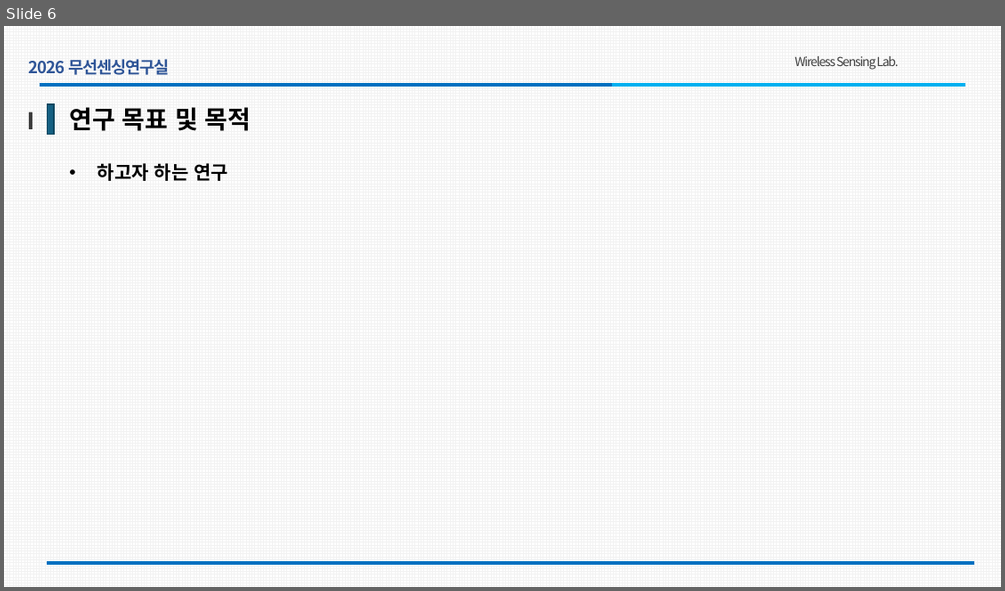
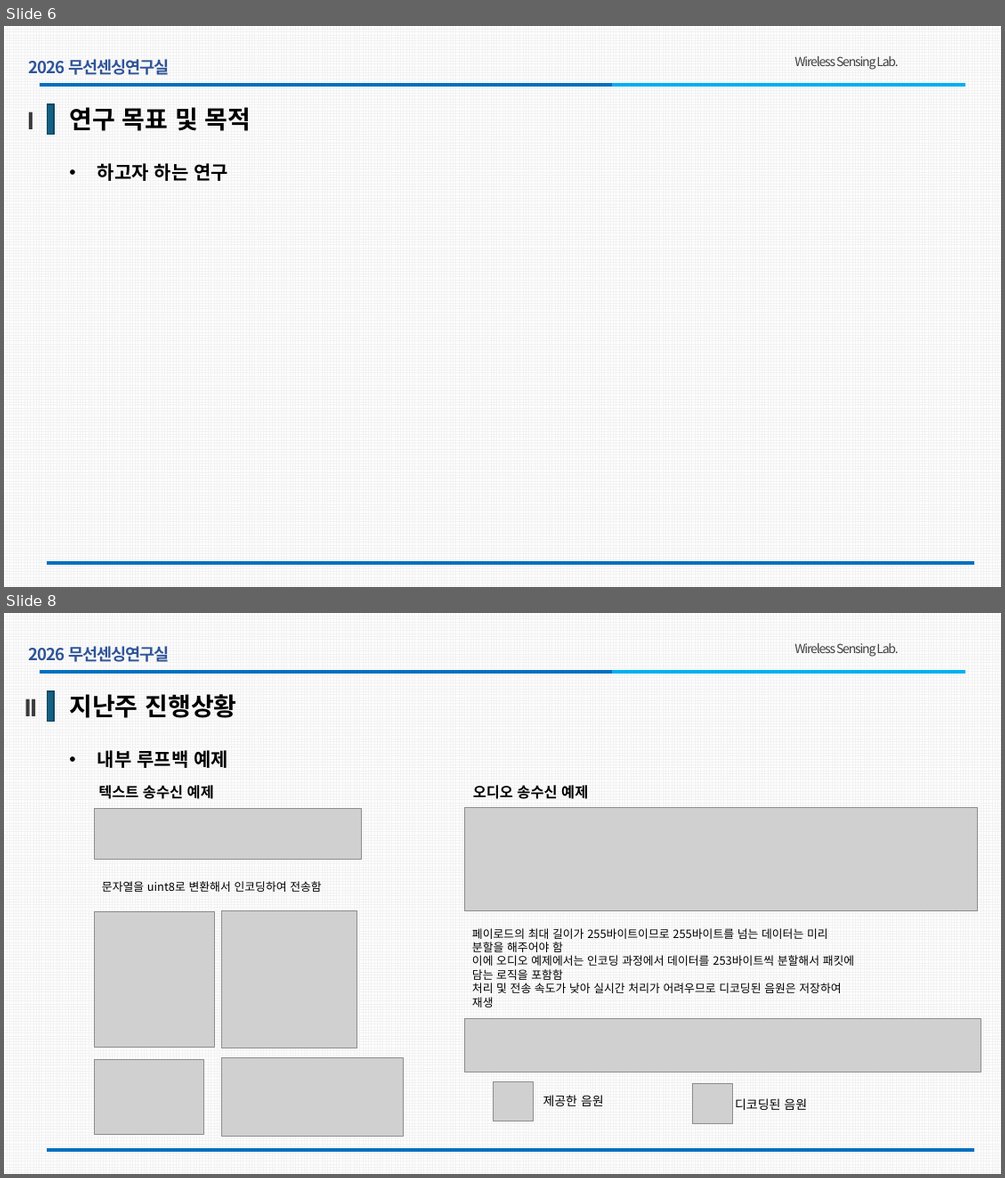
Before and after one commit to hajung0617/LoRaPHY, a slide deck: PPT/261102_v0.1.pptx. Shown one above the other, each under a label of ours: slide 6 before the commit, slides 6 and 8 after it; the slides between them are not shown. The pictures are 1005x591 and 1005x1178 pixels, drawn with LibreOffice and Linux fonts; fonts in the diff are those of the drawing; grey boxes stand for pictures; background and template pictures are left out. Boxes give left, top, right and bottom in pixels: in the first picture for what was removed or moved away, otherwise in the second. Text is boxed around its words. In the diff, an @@ line names an element or a change of style, - is before the commit and + after.

```diff
--- a/PPT/261102_v0.1.pptx
+++ b/PPT/261102_v0.1.pptx
@@ slide 8 added at bbox=[4, 613, 1001, 1174], background pattern #F2F2F2 on #FFFFFF; not listed: 5 template elements that a slide beside it also shows @@
@@ rectangle added at bbox=[47, 691, 53, 722], fill #156082, outline #104760 1 pt @@
@@ text added at bbox=[24, 699, 37, 716], 24 pt, text gradient #3A3A3A to #A2D8F0, bold @@
+II
@@ text added at bbox=[69, 694, 237, 718], 24 pt, text #000000, bold @@
+지난주 진행상황
@@ text added at bbox=[97, 750, 228, 768], 18 pt, text #000000, bold @@
+• 내부 루프백 예제
@@ text added at bbox=[98, 785, 214, 799], 14 pt, text #000000, bold @@
+  텍스트 송수신 예제
@@ text added at bbox=[473, 785, 588, 799], 14 pt, text #000000, bold @@
+  오디오 송수신 예제
@@ picture added at bbox=[95, 808, 362, 859] @@
@@ picture added at bbox=[465, 807, 977, 910] @@
@@ text added at bbox=[102, 881, 321, 892], 11 pt, text #000000 @@
+문자열을 uint8로 변환해서 인코딩하여 전송함
@@ picture added at bbox=[95, 911, 215, 1047] @@
@@ picture added at bbox=[222, 910, 357, 1047] @@
@@ text added at bbox=[472, 928, 854, 1007], 11 pt, text #000000 @@
+페이로드의 최대 길이가 255바이트이므로 255바이트를 넘는 데이터는 미리 분할을 해주어야 함
+이에 오디오 예제에서는 인코딩 과정에서 데이터를 253바이트씩 분할해서 패킷에 담는 로직을 포함함
+처리 및 전송 속도가 낮아 실시간 처리가 어려우므로 디코딩된 음원은 저장하여 재생
@@ picture added at bbox=[465, 1018, 980, 1072] @@
@@ picture added at bbox=[95, 1060, 204, 1135] @@
@@ picture added at bbox=[222, 1058, 404, 1135] @@
@@ picture added at bbox=[494, 1081, 534, 1121] @@
@@ picture added at bbox=[693, 1083, 732, 1123] @@
@@ text added at bbox=[543, 1094, 604, 1106], 12 pt, text #000000 @@
+제공한 음원
@@ text added at bbox=[735, 1098, 807, 1110], 12 pt, text #000000 @@
+디코딩된 음원
```
Also in this commit, not shown: 5 slides changed, 8 other files.
